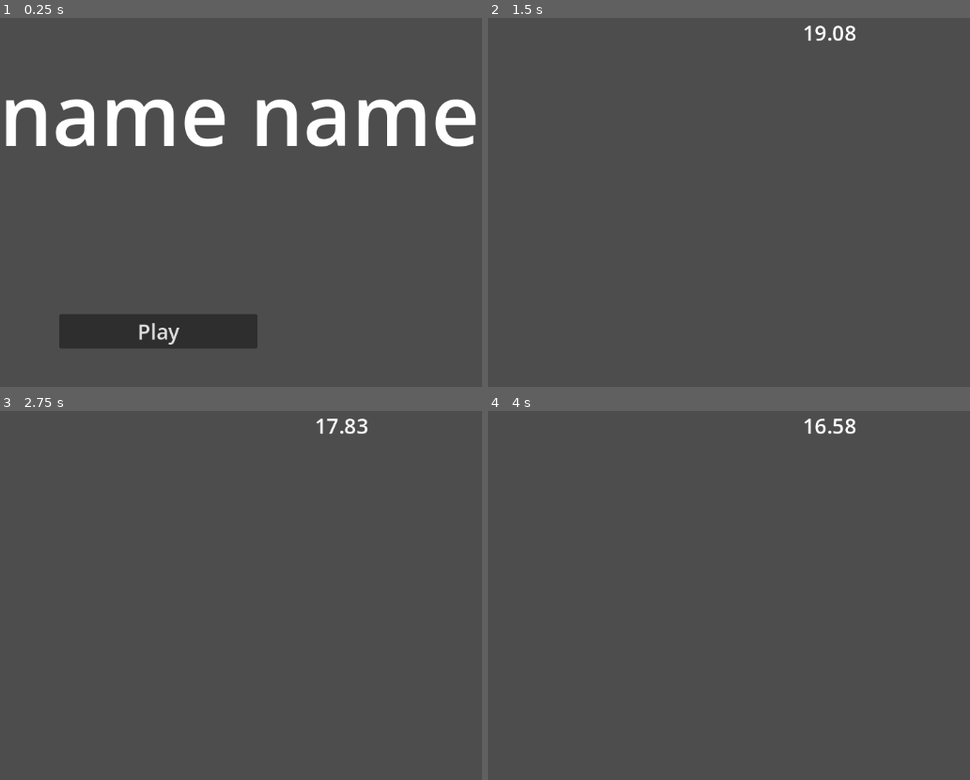
Above: before the commit, frames 1-4 (two rows, left to right).
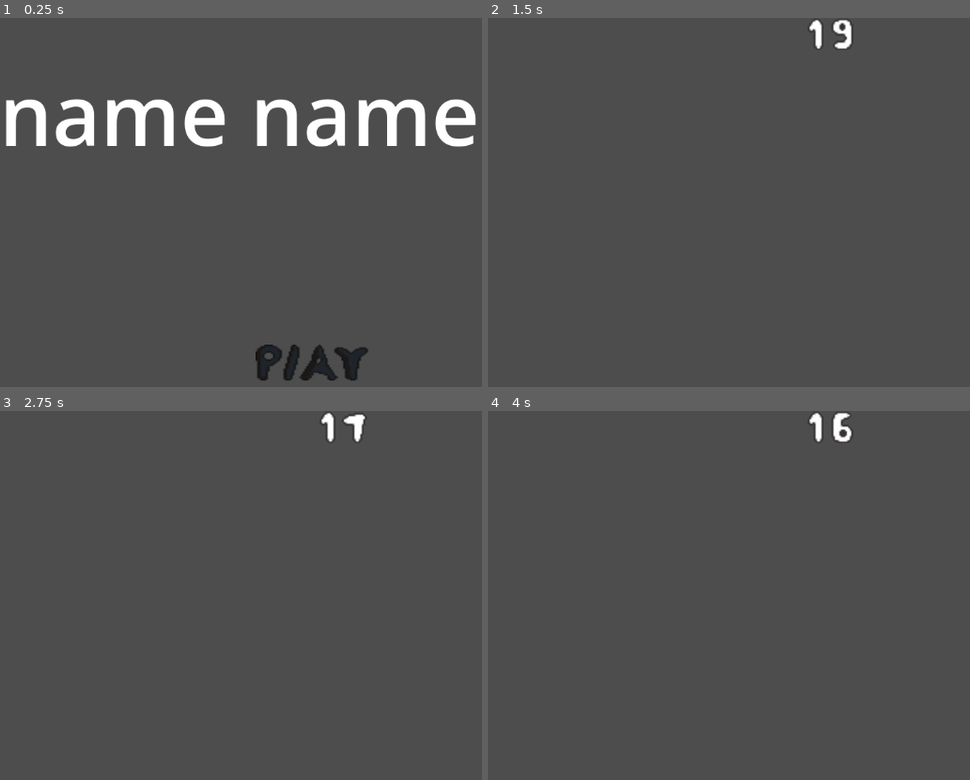
Above: after the commit, the same moments.

Repository: astaari/20secondgj
Game: Godot game, scene res://scenes/title.tscn
The game is run twice, just before and just after one commit, with the same random seed, the same clock (stepped at 60 frames per second) and the same inputs.
Inputs (mouse positions are in pixels of both pictures, inside the frame that each line leads up to; where the layout moved, square brackets give the same spot in the first picture):
- Up to frame 1 (0.25 s): no input
- Up to frame 2 (1.5 s): click (801, 361) [647, 331] at 0.5 s; tap Enter at 1.25 s
- Up to frame 3 (2.75 s): tap Space at 2 s
- Up to frame 4 (4 s): tap Enter at 3.5 s

The runs differ from the first frame. In frame 1, 4.9% of the frame differs, in the area x 12-77%, y 80-99%; in frame 2, 0.4%; in frame 3, 0.4%; in frame 4, 0.4%.

Commit message:
Add some art, timer with numbers working. adjust some game over logic (queue_free on retry)

Diff:
--- a/project.godot
+++ b/project.godot
@@ -13,3 +13,11 @@
 config/name="20secondgj"
 run/main_scene="uid://baduamebprafn"
 config/features=PackedStringArray("4.5", "Forward Plus")
+
+[file_customization]
+
+folder_colors={
+"res://art/": "orange",
+"res://scenes/": "purple",
+"res://scripts/": "yellow"
+}
--- a/scenes/title.tscn
+++ b/scenes/title.tscn
@@ -1,17 +1,36 @@
-[gd_scene load_steps=2 format=3 uid="uid://baduamebprafn"]
+[gd_scene load_steps=7 format=3 uid="uid://baduamebprafn"]
 
 [ext_resource type="Script" uid="uid://dts88nl10n6lw" path="res://scripts/title.gd" id="1_4ignj"]
+[ext_resource type="Texture2D" uid="uid://c8xwv48m5857e" path="res://art/ui/play_button.png" id="2_wosw1"]
+
+[sub_resource type="StyleBoxTexture" id="StyleBoxTexture_p6dhs"]
+texture = ExtResource("2_wosw1")
+region_rect = Rect2(0, 0, 65, 27)
+modulate_color = Color(0.3854925, 0.38549247, 0.38549247, 1)
+
+[sub_resource type="StyleBoxTexture" id="StyleBoxTexture_wosw1"]
+texture = ExtResource("2_wosw1")
+region_rect = Rect2(0, 0, 65, 27)
+
+[sub_resource type="StyleBoxTexture" id="StyleBoxTexture_pyl7j"]
+texture = ExtResource("2_wosw1")
+region_rect = Rect2(65.37428, 0, 64.62572, 26.602745)
+
+[sub_resource type="StyleBoxEmpty" id="StyleBoxEmpty_wosw1"]
 
 [node name="title" type="Node2D"]
 script = ExtResource("1_4ignj")
 
 [node name="Button" type="Button" parent="."]
-offset_left = 143.0
-offset_top = 454.0
-offset_right = 447.0
-offset_bottom = 507.0
+offset_left = 444.0
+offset_top = 501.0
+offset_right = 619.0
+offset_bottom = 556.0
 theme_override_font_sizes/font_size = 32
-text = "Play"
+theme_override_styles/normal = SubResource("StyleBoxTexture_p6dhs")
+theme_override_styles/pressed = SubResource("StyleBoxTexture_wosw1")
+theme_override_styles/hover = SubResource("StyleBoxTexture_pyl7j")
+theme_override_styles/focus = SubResource("StyleBoxEmpty_wosw1")
 
 [node name="Title" type="Label" parent="."]
 offset_left = 51.0
--- a/scenes/ui/game_ui.tscn
+++ b/scenes/ui/game_ui.tscn
@@ -1,6 +1,7 @@
-[gd_scene load_steps=2 format=3 uid="uid://yebgnxmfcxcn"]
+[gd_scene load_steps=3 format=3 uid="uid://yebgnxmfcxcn"]
 
 [ext_resource type="Script" uid="uid://c47ill7eambgt" path="res://scripts/ui/game_ui.gd" id="1_gwk6t"]
+[ext_resource type="FontFile" uid="uid://ctdl3phqcehsb" path="res://art/ui/numbers.png" id="2_xjfbv"]
 
 [node name="GameUi" type="MarginContainer"]
 anchors_preset = 15
@@ -22,8 +23,8 @@
 layout_mode = 2
 size_flags_horizontal = 4
 size_flags_vertical = 0
-theme_override_font_sizes/font_size = 32
-text = "20.0
-"
+theme_override_fonts/font = ExtResource("2_xjfbv")
+theme_override_font_sizes/font_size = 48
+text = "1234567890"
 horizontal_alignment = 1
 vertical_alignment = 3
--- a/scripts/ui/game_ui.gd
+++ b/scripts/ui/game_ui.gd
@@ -20,20 +20,29 @@
 
 	pass
 
+
+func update_time_label():
+	#TODO: Put back as float when we get decimal
+	timer_ui.text = "%d" % GAME_TIME
+
 func _placehold_gameover():
 	print("Game over")
+	#Update game_ui
+	GAME_TIME = 0.0
+	state = GAMEOVER
+	update_time_label()
 	#Spawn in win_ui
 	var inst = WIN_UI.instantiate()
 	get_parent().add_child(inst)
 	inst.size = inst.base_size
 	inst.global_position = (global_position + size) / 2.0 - (inst.size/2.0)
-	#Update game_ui too
-	GAME_TIME = 0.0
-	timer_ui.text = "%.2f" % GAME_TIME
-	state = GAMEOVER
+
+
+
+
 
 # Called every frame. 'delta' is the elapsed time since the previous frame.
 func _process(delta: float) -> void:
 	if state == PLAY:
 		GAME_TIME-=delta
-		timer_ui.text = "%.2f" % GAME_TIME
+		update_time_label()
--- a/scripts/ui/win_ui.gd
+++ b/scripts/ui/win_ui.gd
@@ -7,4 +7,5 @@
 	get_tree().change_scene_to_file("res://scenes/title.tscn")
 
 func _on_retry_button_up() -> void:
+	call_deferred("queue_free")
 	get_tree().reload_current_scene()
Binary file added: art/ui/UI_game_over_jam.png
Not shown, added: art/ui/UI_game_over_jam.png.import
Binary file added: art/ui/numbers.png
Not shown, added: art/ui/numbers.png.import
Binary file added: art/ui/play_button.png
Not shown, added: art/ui/play_button.png.import
